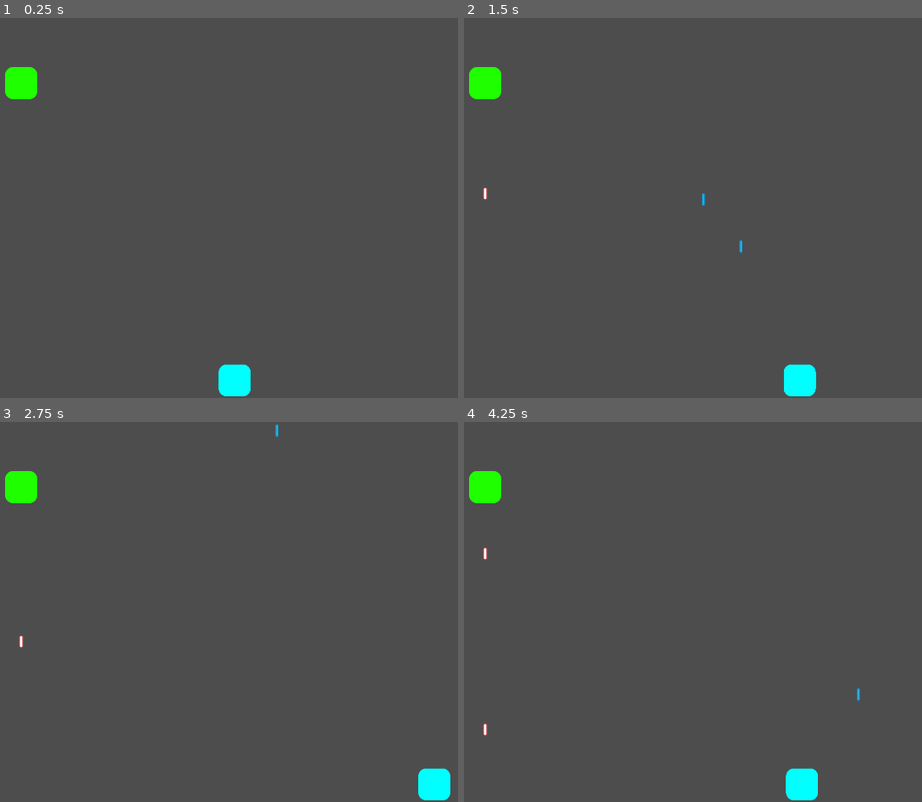
Above: before the commit, frames 1-4 (two rows, left to right).
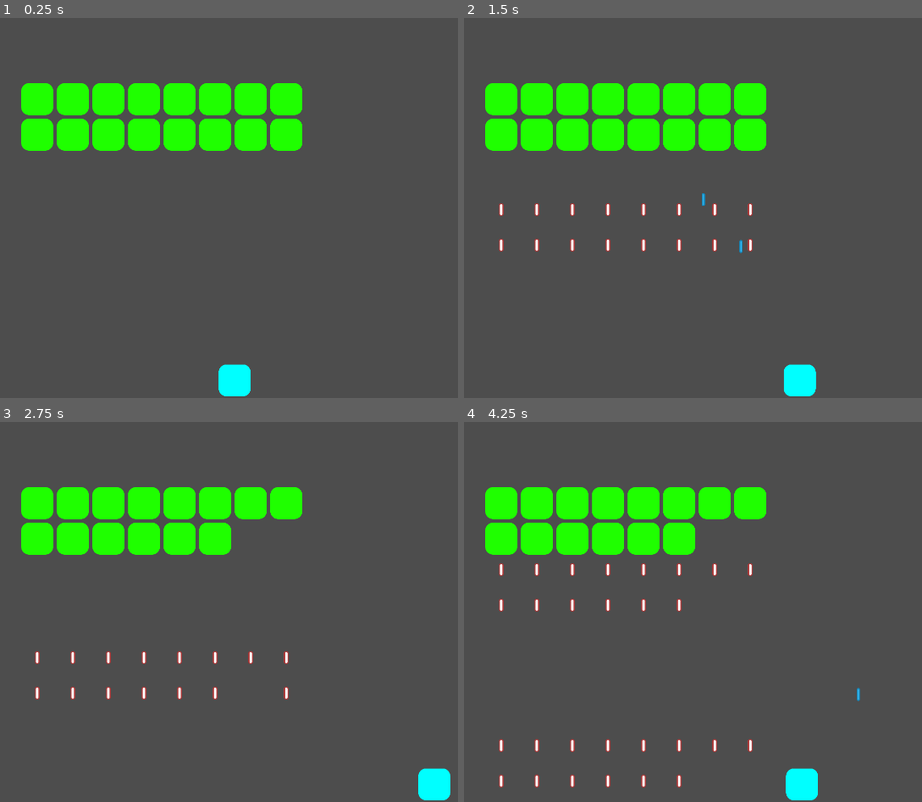
Above: after the commit, the same moments.

Repository: michael-j-coyne/space-defense
Game: Godot game, scene res://scenes/levels/level_1.tscn
Two runs of this game, one before a commit and one after it. Both use one fixed random seed, a clock stepped at 60 frames per second and the inputs below. This scene is started directly instead of the project's main scene.
Inputs (mouse positions are in pixels of both pictures, inside the frame that each line leads up to):
- Up to frame 1 (0.25 s): no input
- Up to frame 2 (1.5 s): tap Enter (ui_accept) at 0.5, 0.77 s; move the mouse to (880, 189) at 0.52 s; hold Right (ui_right) 0.53-1.25 s; hold Shift 0.53-1.25 s; click (880, 189) at 0.67 s; drag from (596, 227) to (798, 379) at 1.27 s
- Up to frame 3 (2.75 s): move the mouse to (334, 528) at 2.02 s; hold Right (ui_right) from 2.03 s (still down); tap Ctrl at 2.1 s
- Up to frame 4 (4.25 s): release Right (ui_right) at 2.75 s; drag from (697, 688) to (486, 486) at 2.77 s; move the mouse to (outside the picture) at 3.52 s; hold Left (ui_left) from 3.53 s (still down); tap Alt at 3.6 s; tap Enter (ui_accept) at 3.77 s

The runs differ from the first frame. In frame 1, 9.4% of the frame differs, in the area x 1-66%, y 12-35%; in frame 2, 10%, in the area x 1-66%, y 12-62%; in frame 3, 8.8%; in frame 4, 9.3%.

Commit message:
Begin work on enemy_grid
Grid incomplete, have some more thinking to do. But this works for now.

Diff:
--- a/scenes/enemy_grid.gd
+++ b/scenes/enemy_grid.gd
@@ -1,8 +1,20 @@
+@tool
 class_name EnemyGrid extends Node2D
 
 @export var num_cols: int = 1
 @export var num_rows: int = 1
+@export var gap_size: Vector2 = Vector2(0, 0)
 @export var enemy: PackedScene
+
+# Note: this actually isn't an enemy grid, its a grid that can position any element
+# that implements the "get_boundary" method. Can I add a warning to check if
+# children implement this method?
+
+func _get_configuration_warnings() -> PackedStringArray:
+	if get_child_count() == 0:
+		return PackedStringArray(["You should add enemies to the grid"])
+	else:
+		return PackedStringArray([])
 
 # Note: I'm not sure this method should actually be exposed, but encapsulating it within another node
 # like "position_calculator" doesn't seem right. I suppose I could create a "library"
@@ -17,6 +29,7 @@
 
 	return Vector2(pos_x, pos_y)
 
+# TODO: problem: we could return a value greater than the number of allowed rows
 static func row_idx(enemy_idx: int, num_cols: int) -> int:
 	assert(num_cols > 0, "num_cols must be positive")
 	assert(enemy_idx >= 0, "enemy_idx must be non-negative")
@@ -26,3 +39,18 @@
 	assert(num_cols > 0, "num_cols must be positive")
 	assert(enemy_idx >= 0, "enemy_idx must be non-negative")
 	return enemy_idx % num_cols
+
+# This works for positoning the enemies initially but after some enemies are killed their
+# index get_child_count() will change. So we can't re-position the enemies using this method.
+func set_enemy_initial_positions():
+	# This code only works with grunt right now, we are just messing around.
+	var enemies = get_children()
+	for idx in get_child_count():
+		var enemy = enemies[idx]
+		var row_idx = EnemyGrid.row_idx(idx, num_cols)
+		var col_idx = EnemyGrid.col_idx(idx, num_cols)
+		var pos = EnemyGrid.enemy_position(row_idx, col_idx, enemy.get_boundary(), gap_size)
+		enemy.position = pos
+
+func _ready():
+	set_enemy_initial_positions()
--- a/scenes/enemy_grid.tscn
+++ b/scenes/enemy_grid.tscn
@@ -4,3 +4,6 @@
 
 [node name="EnemyGrid" type="Node2D"]
 script = ExtResource("1_kgnvm")
+num_cols = 2
+num_rows = 2
+gap_size = Vector2(10, 10)
